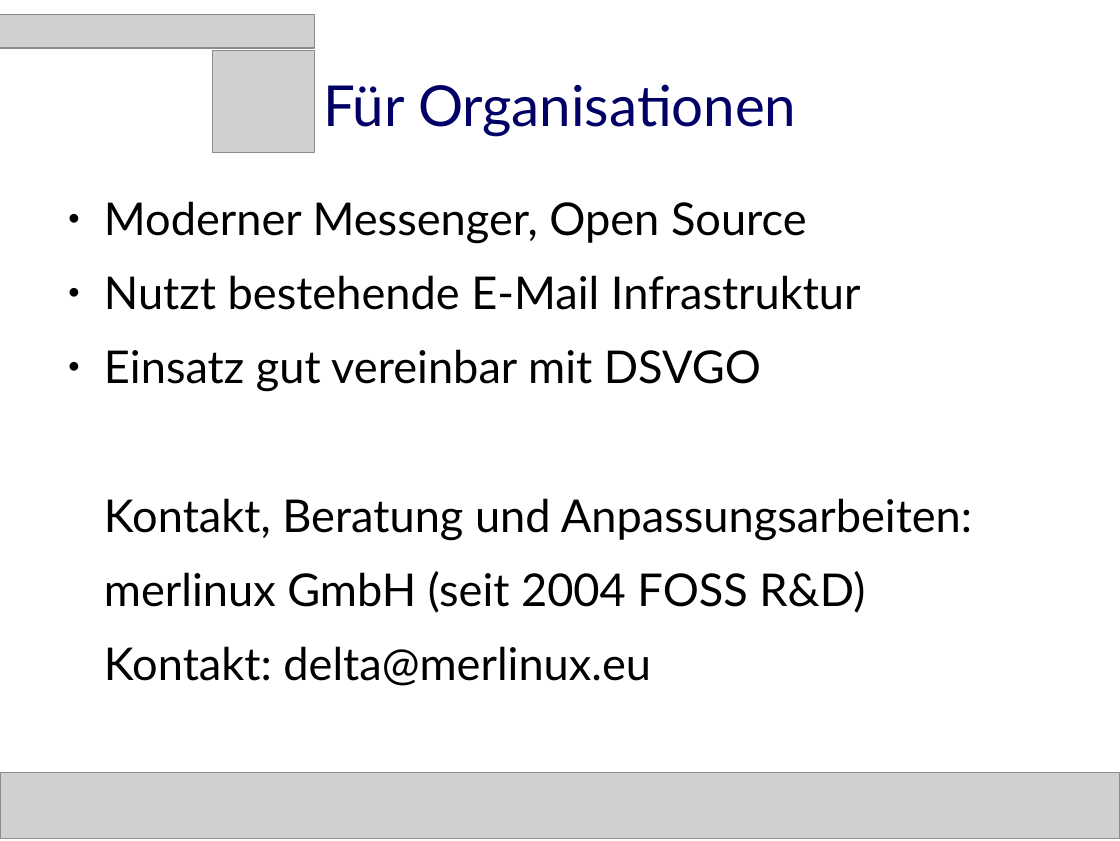
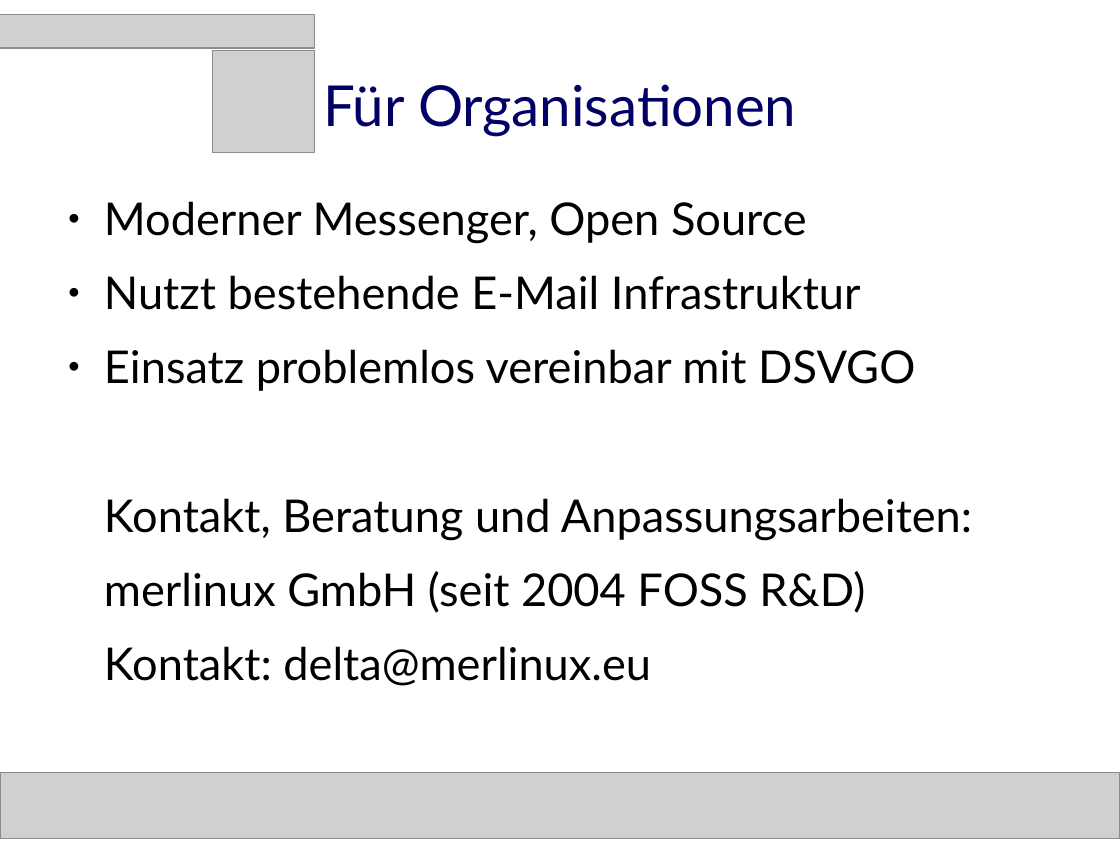
Before and after one commit to deltachat/playground, a slide deck: slide 10 of talks/dud-2018-delta.odp. Drawn at 1120x841 pixels with LibreOffice and Linux fonts; fonts in the diff are those of the drawing; grey boxes stand for pictures. Boxes give left, top, right and bottom in pixels: in the first picture for what was removed or moved away, otherwise in the second. Text is boxed around its words. In the diff, an @@ line names an element or a change of style, - is before the commit and + after.

```diff
--- a/talks/dud-2018-delta.odp
+++ b/talks/dud-2018-delta.odp
@@ text at bbox=[104, 349, 915, 391]: text changed @@
-● Einsatz gut vereinbar mit DSVGO
+● Einsatz problemlos vereinbar mit DSVGO
```
Also in this commit, not shown: 1 other file.
